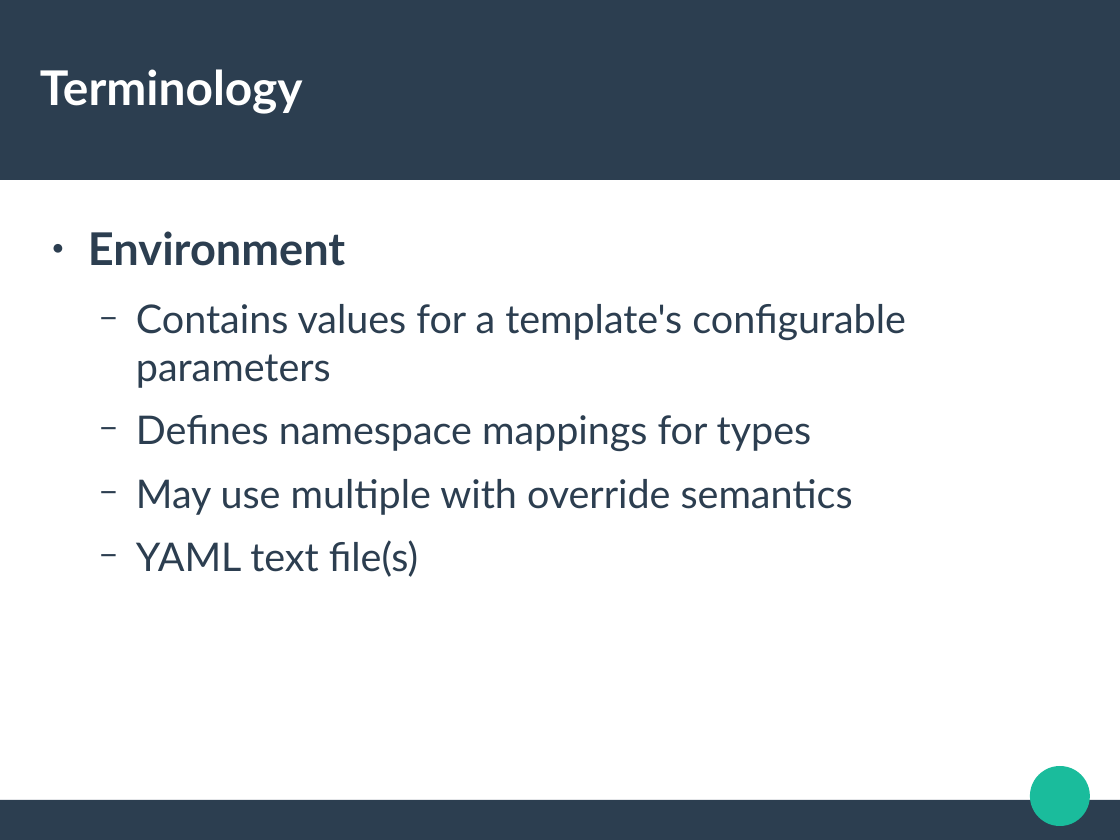
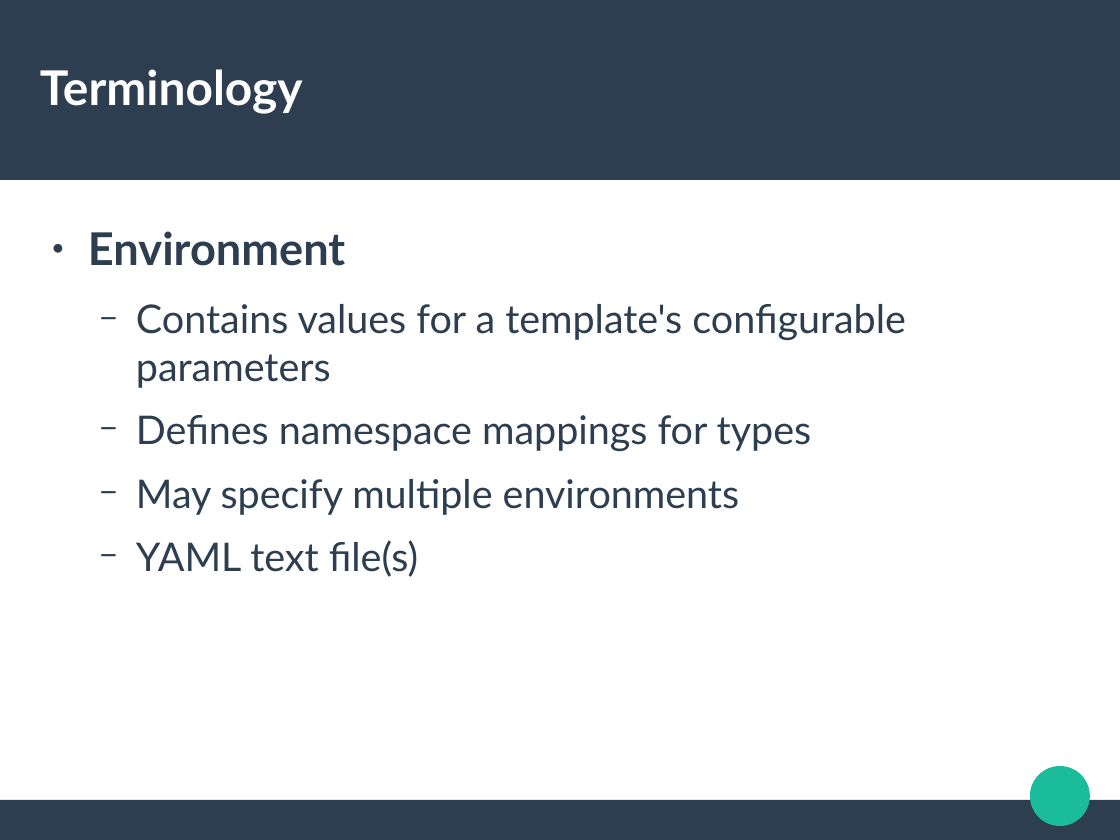
Before and after one commit to jdob/kukri, a slide deck: slide 6 of heat-templates/devconf-demo/devconf-2016.odp. Drawn at 1120x840 pixels with LibreOffice and Linux fonts; fonts in the diff are those of the drawing. Boxes give left, top, right and bottom in pixels: in the first picture for what was removed or moved away, otherwise in the second. Text is boxed around its words. In the diff, an @@ line names an element or a change of style, - is before the commit and + after.

```diff
--- a/heat-templates/devconf-demo/devconf-2016.odp
+++ b/heat-templates/devconf-demo/devconf-2016.odp
@@ text at (x1=136, y1=479, x2=739, y2=515): text changed @@
-  − May use multiple with override semantics
+  − May specify multiple environments
```
Also in this commit, not shown: 1 other slide changed.
